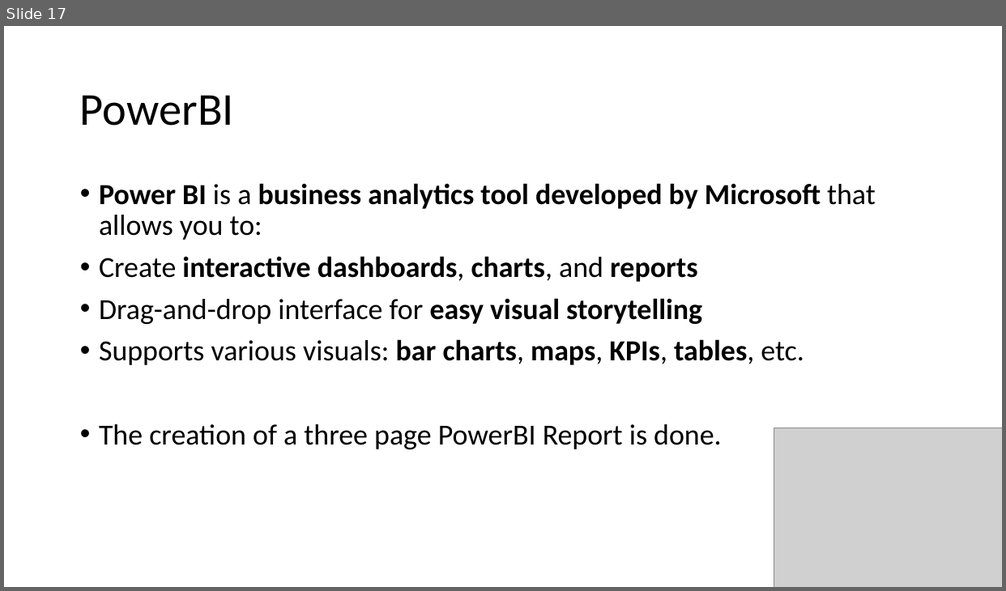
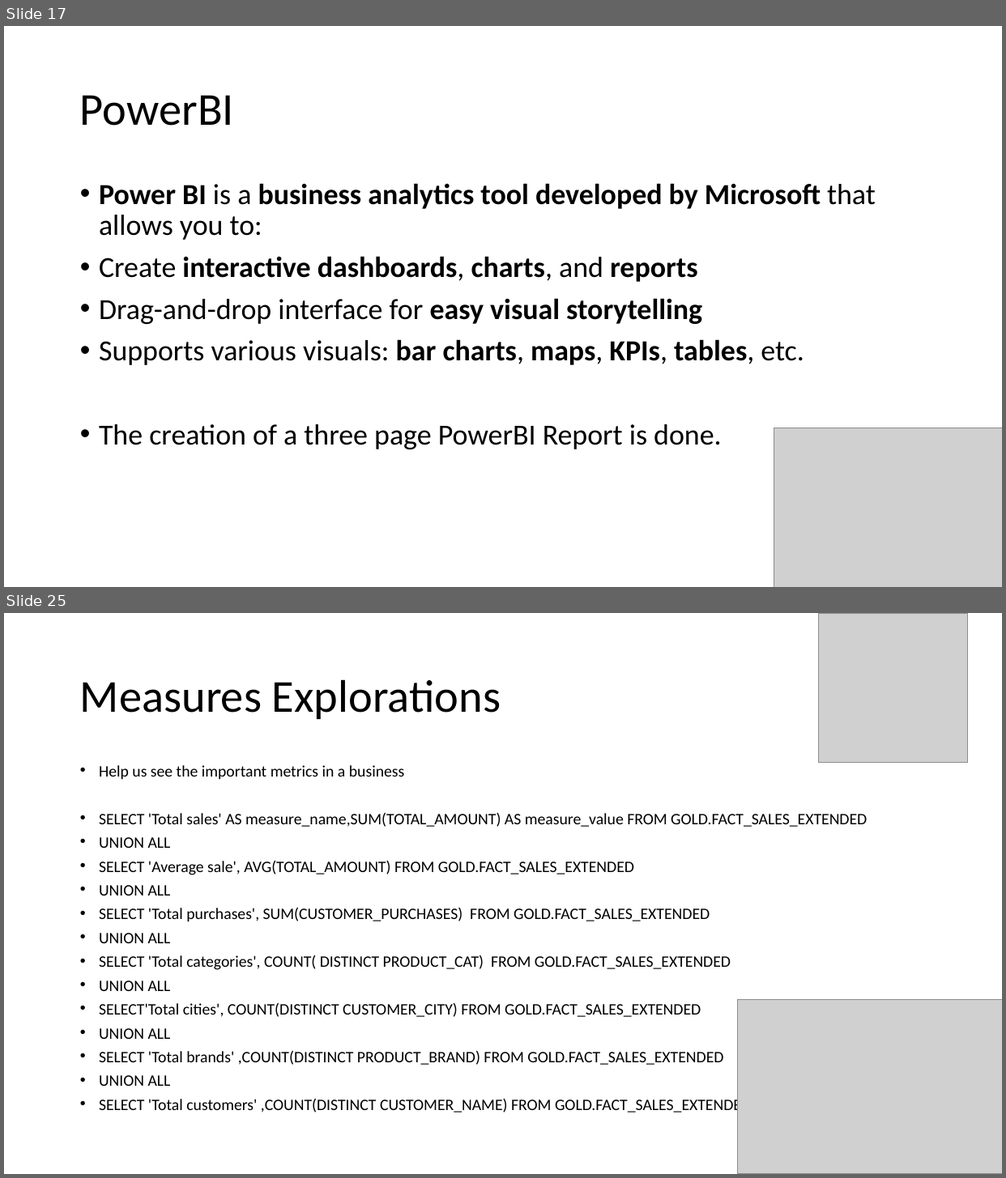
Before and after one commit to Vishwanaathh/RETAIL_SALES_DATA_ANALYTICS, a slide deck: Retail Sales Data Analysis.pptx. Shown one above the other, each under a label of ours: slide 17 before the commit, slides 17 and 25 after it; the slides between them are not shown. The pictures are 1006x591 and 1006x1178 pixels, drawn with LibreOffice and Linux fonts; fonts in the diff are those of the drawing; grey boxes stand for pictures. Boxes give left, top, right and bottom in pixels: in the first picture for what was removed or moved away, otherwise in the second. Text is boxed around its words. In the diff, an @@ line names an element or a change of style, - is before the commit and + after.

```diff
--- a/Retail Sales Data Analysis.pptx
+++ b/Retail Sales Data Analysis.pptx
@@ slide 25 added at [4,613,1002,1174], background #FFFFFF @@
@@ picture added at [819,613,968,763] @@
@@ title added at [80,679,501,719], 44 pt, text #000000 @@
+Measures Explorations
@@ text added at [99,765,867,1115], 15.4 pt, text #000000 @@
+• Help us see the important metrics in a business
+• SELECT 'Total sales' AS measure_name,SUM(TOTAL_AMOUNT) AS measure_value FROM GOLD.FACT_SALES_EXTENDED
+• UNION ALL
+• SELECT 'Average sale', AVG(TOTAL_AMOUNT) FROM GOLD.FACT_SALES_EXTENDED
+• UNION ALL
+• SELECT 'Total purchases', SUM(CUSTOMER_PURCHASES) FROM GOLD.FACT_SALES_EXTENDED
+• UNION ALL
+• SELECT 'Total categories', COUNT( DISTINCT PRODUCT_CAT) FROM GOLD.FACT_SALES_EXTENDED
+• UNION ALL
+• SELECT'Total cities', COUNT(DISTINCT CUSTOMER_CITY) FROM GOLD.FACT_SALES_EXTENDED
+• UNION ALL
+• SELECT 'Total brands' ,COUNT(DISTINCT PRODUCT_BRAND) FROM GOLD.FACT_SALES_EXTENDED
+• UNION ALL
+• SELECT 'Total customers' ,COUNT(DISTINCT CUSTOMER_NAME) FROM GOLD.FACT_SALES_EXTENDED;
@@ picture added at [738,1000,1002,1174] @@
```
Also in this commit, not shown: 11 other slides added, 6 other files.
